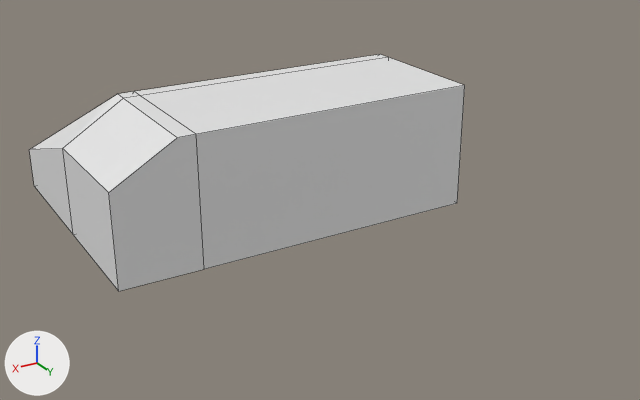
The Blender file Game 2/Assets/Blender Imports/Loft.blend: old version first, new version second.
The view is the same before and after, from a camera (50 mm lens) standing at (14.5, 33.3, 13.6) and looking at (-1.9, 6.0, 0.0). Lighting does not change. The marker at lower left points along +X, +Y and +Z. The picture after the commit comes second. Mesh edges are drawn as thin lines.

Script lines for the objects in view, before the commit:
```python
me_cube_001 = bpy.data.meshes.new('Cube.001')
me_cube_001.from_pydata(...)  # 14 vertices, 8 faces; spans x -8.6..6.5, y -5.0..6.3, z 0.1..3.7
me_cube_002 = bpy.data.meshes.new('Cube.002')
me_cube_002.from_pydata(...)  # 8 vertices, 1 face; spans x -8.6..6.5, y -5.0..6.3, z -1.6
# before: 0 (-8.6, -5.0, -1.6), 1 (-8.6, 6.3, -1.6) at pixel (457, 203), 2 (6.5, 6.3, -1.6) at pixel (118, 291), 3 (3.2, 6.3, -1.6) at pixel (204, 269), 4 (3.2, -5.0, -1.6)
# before: 5 (-8.6, 0.9, -1.6), 6 (6.5, 0.9, -1.6) at pixel (73, 234), 7 (3.2, 0.9, -1.6)
me_cube_003 = bpy.data.meshes.new('Cube.003')
me_cube_003.from_pydata(...)  # 18 vertices, 8 faces; spans x -8.6..6.5, y -5.0..6.3, z -1.6..3.7
ob_ceiling = bpy.data.objects.new('Ceiling', me_cube_001)
ob_ceiling.location = (0.0, 0.0, 0.0)
ob_floor = bpy.data.objects.new('Floor', me_cube_002)
ob_floor.location = (0.0, 0.0, 0.0)
ob_walls = bpy.data.objects.new('Walls', me_cube_003)
ob_walls.location = (0.0, 0.0, 0.0)
```
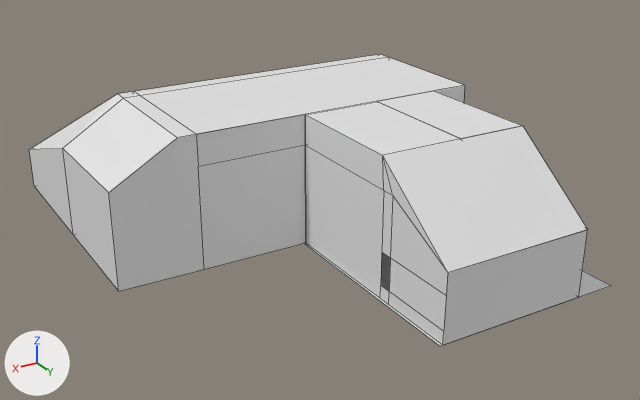
Boxes [x1, y1, x2, y2] around the edits, measured in the pictures (640 x 400 px):
```json
{"object": "Walls", "change": "reshaped", "before": [29, 85, 465, 291], "after": [29, 85, 588, 345], "on screen": "28% wider, 26% taller"}
{"object": "Floor", "change": "reshaped", "after": [304, 243, 611, 346], "on screen": "not visible before"}
{"part": 2, "of": "me_cube_003", "change": "built on", "before": [192, 85, 465, 266], "after": [192, 85, 588, 345]}
```

Edits to the scene script, one JSON object a line:
```json
{"block": "me_cube_002", "where": "# used by ob_floor; location = (0.0, 0.0, 0.0)"}
{"block": "me_cube_002", "where": "# verts and faces of me_cube_002; kept vertices keep their numbers, new ones are numbered from 8"}
{"op": "remove", "block": "me_cube_002", "code": "me_cube_002.from_pydata(...)  # 8 vertices, 1 face; spans x -8.6..6.5, y -5.0..6.3, z -1.6"}
{"op": "add", "block": "me_cube_002", "code": "me_cube_002.from_pydata(...)  # 11 vertices, 2 faces; spans x -8.6..6.5, y -5.0..14.9, z -1.6"}
{"block": "me_cube_002", "change": "me_cube_002 part 1"}
{"op": "add", "block": "me_cube_002", "code": "delete_faces([(0, 4, 7, 6, 2, 3, 1, 5)])"}
{"op": "add", "block": "me_cube_002", "code": "verts[8] = (-8.6, 14.9, -1.6)  # pixel (611, 285)"}
{"op": "add", "block": "me_cube_002", "code": "verts[9] = (-1.0, 6.3, -1.6)  # pixel (303, 243)"}
{"op": "add", "block": "me_cube_002", "code": "verts[10] = (-1.0, 14.9, -1.6)  # pixel (440, 346)"}
{"op": "add", "block": "me_cube_002", "code": "faces += [(0, 4, 7, 6, 2, 3, 9, 1, 5), (1, 9, 10, 8)]"}
{"block": "me_cube_003", "where": "# used by ob_walls; location = (0.0, 0.0, 0.0)"}
{"op": "remove", "block": "me_cube_003", "code": "me_cube_003.from_pydata(...)  # 18 vertices, 8 faces; spans x -8.6..6.5, y -5.0..6.3, z -1.6..3.7"}
{"op": "add", "block": "me_cube_003", "code": "me_cube_003.from_pydata(...)  # 72 vertices, 47 faces; spans x -8.6..6.5, y -5.0..14.9, z -1.6..3.7"}
{"block": "me_cube_003", "change": "me_cube_003 part 2"}
{"block": "me_cube_003", "change": "4 faces are deleted"}
{"block": "me_cube_003", "change": "54 vertices are added at x -8.6..3.2, y 0.9..14.9, z -1.6..3.7"}
{"block": "me_cube_003", "change": "43 new faces join them"}
```
